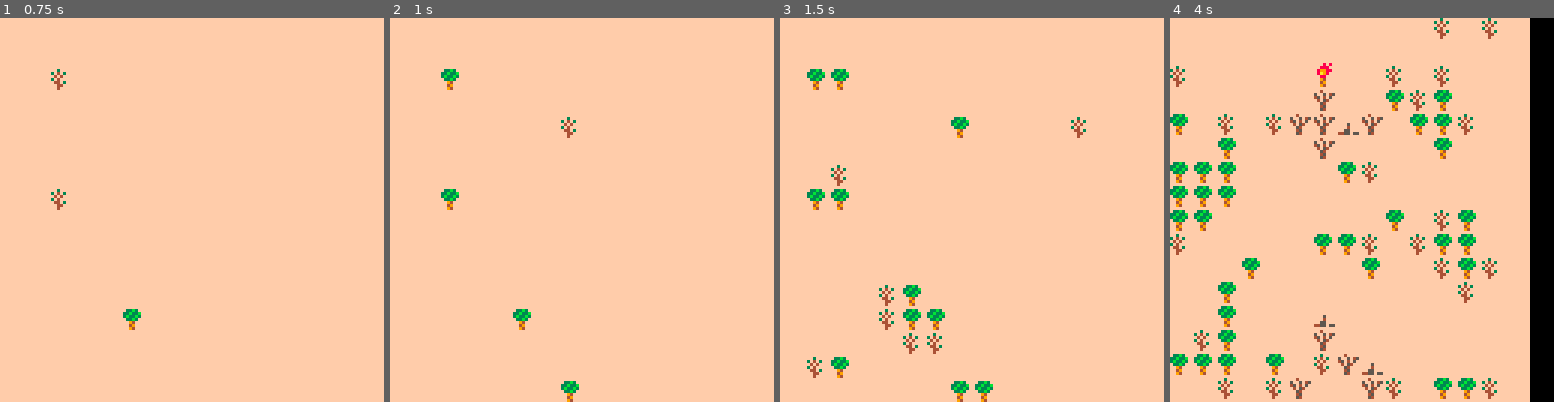
Above: before the commit, frames 1-4 (left to right).
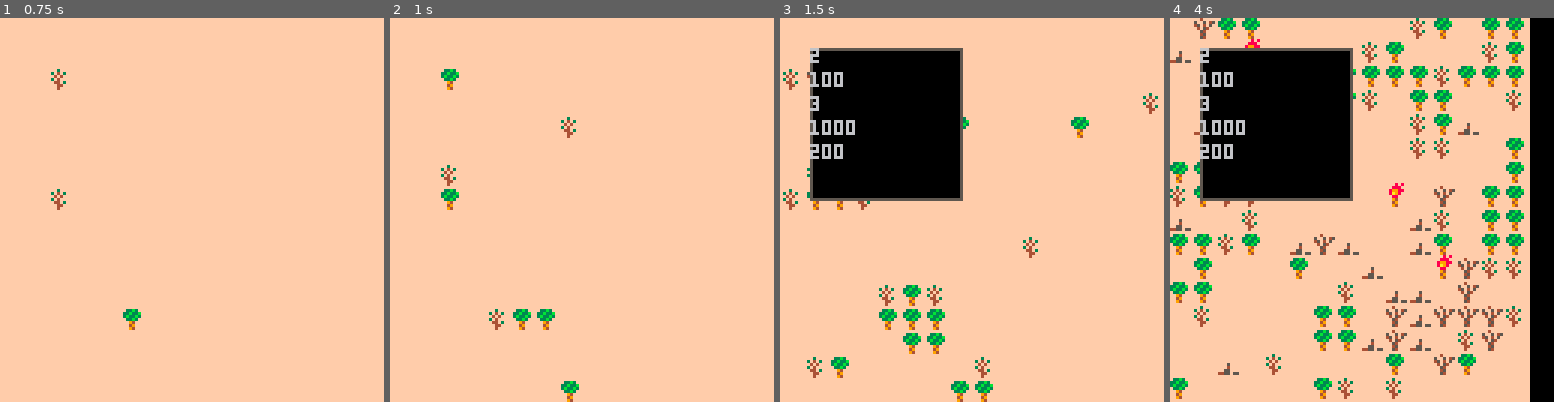
Above: after the commit, the same moments.

Repository: arnodick/castle
Game: PICO-8 cartridge forestfire.p8
Two runs of this game, one before a commit and one after it. Both use one fixed random seed, a clock stepped at 60 frames per second and the inputs below.
Inputs:
- Up to frame 1 (0.75 s): tap X (X key) at 0.33 s; tap O (Z key) at 0.7 s
- Up to frame 2 (1 s): no input
- Up to frame 3 (1.5 s): tap X (X key) at 1.07 s
- Up to frame 4 (4 s): hold Right 1.6-2.1 s; tap O (Z key) every 0.4 s from 1.7 to 3.7 s; tap X (X key) at 1.85, 2.97 s; hold Up 2.15-2.42 s; hold Right 2.47-3.03 s; hold Left 3.08-3.58 s; hold Down 3.63-3.97 s

Frame 1 is identical in both runs. In frame 2, 0.3% of the frame differs, in the area x 13-43%, y 38-82%; in frame 3, 17%; in frame 4, 30%, in the area x 0-93%, y 0-100%.

Commit message:
cleanup BABY and menu

Diff:
--- a/forestfire.p8
+++ b/forestfire.p8
@@ -21,10 +21,12 @@
 	debug_l[8]="camy:"..cam[2]
 	debug_l[9]="settings:"..settings[1]
 	debug_l[10]="timestep:"..timestep
-end
-
-function reset()
-	menus={}
+	debug_l[11]="gene prob:"..probs[0]
+	debug_l[12]="grow prob:"..probs[1]
+	debug_l[13]="burn prob:"..probs[2]
+	debug_l[14]="exti prob:"..probs[3]
+	debug_l[15]="deco prob:"..probs[4]
+	debug_l[16]="dest prob:"..probs[5]
 end
 
 function rndint(n)
@@ -37,13 +39,11 @@
 	return r
 end
 
-function movetype(a)
-	local m=actortypes[a.t].m
-	if m==1 then
-		return btnp()
-	elseif m==2 then
-		return settarget(a)
-	end
+function clampoverflow(v,mi,ma)
+	if v<mi then v=ma
+	elseif v>ma then v=mi
+	end
+	return v
 end
 
 function makemenu(t,x,y,w,h)
@@ -55,30 +55,14 @@
 	m.h=h
 	m.me={}
 	m.sel=1
-	m.display=false
-	m.control=false
 	add(menus,m)
 end
 
 function drawmenu(m)
-	--hacky background fix
---	rectfill(cam[1]+m.x-3,cam[2]+m.y-2,cam[1]+m.x-4,cam[2]+m.y+m.h,0)
---	rectfill(cam[1]+m.x-2,cam[2]+m.y-3,cam[1]+m.x+m.w,cam[2]+m.y-4,0)
-	if m.control then
-		if m.t==1 then
-			--draw cursor
-			if flr(timer/10)%2==0 then
-				rect(cur.x*cellw+camoffx,cur.y*cellh+camoffy,cur.x*cellw+cellw+camoffx+1,cur.y*cellh+cellh+camoffy+1,8)
-			end
-		end
-	end
-	if m.display then
-		rectfill(cam[1]+m.x-2,cam[2]+m.y-2,cam[1]+m.x+m.w,cam[2]+m.y+m.h,0)
-		rect(cam[1]+m.x-2,cam[2]+m.y-2,cam[1]+m.x+m.w,cam[2]+m.y+m.h,rooms[level].c+4)
-		local l=#m.me-1 if l>flr(m.h/cellh) then l=m.h/cellh end
-		for a=0,l do
-			print(m.me[a+1],m.x+cam[1],m.y+a*cellh+cam[2],6)
-		end
+	rectfill(cam[1]+m.x,cam[2]+m.y,cam[1]+m.x+m.w,cam[2]+m.y+m.h,0)
+	rect    (cam[1]+m.x,cam[2]+m.y,cam[1]+m.x+m.w,cam[2]+m.y+m.h,5)
+	for a=0,#m.me-1 do
+		print(m.me[a],m.x+cam[1],m.y+cam[2]+a*cellh,6)
 	end
 end
 
@@ -87,182 +71,30 @@
 	m.t=ty
 end
 
-function quitmenu(m,ty,tu,me)
-	m.control=false
-	changemenu(m,ty)
-	if tu then
-		taketurn()
-	end
-	sendtomenu(m,me)
-end
-
 function sendtomenu(m,me)
-	if m.t==2 then
-		for a=2,#me do
-			me[a]="  "..me[a]
-		end
-	end
-	m.display=true
 	m.me=me
 end
 
 function domenu(m)
-	--examine menu
 	if m.t==1 then
-		if m.control==true then
-			local target=room[cur.x][cur.y]
-			local ty=nil
-			if target!=0 then
-				ty=actortypes[target]
-			end
-
-			if target==1 then
-				sendtomenu(m,{"you are:"," a "..adjectives[ty.ad].." "..pronouns[ty.pn]..species[ty.sp]," in a "..adjectives[rooms[level].ad].." "..places[rooms[level].pl]," feeling *"..feelings[rltns[ty.rl].fe].."*"})
-			elseif target==3 or target==7 or target==8 or target==12 then
-				sendtomenu(m,{"you see:"," a "..species[ty.sp],">>button 1 to interact"})
-				if btnp(4) then
-					changemenu(m,4)
-					m.target=target
-				end
-			elseif target==2 or target==9 then
-				sendtomenu(m,{"you see:"," a "..objects[ty.sp]})
-			elseif target==4 or target==6 then
-				sendtomenu(m,{"you see:"," a "..items[ty.sp]})
-			else
-				sendtomenu(m,{""})
-			end
-			if btnp(5) then
-				quitmenu(m,m.t,false,tut)
-			end
-		end
-	--inventory menu
-	elseif m.t==2 then
-		if p!=nil then
-			controlmenu(m,2,#p.inventory,listinventory(p.inventory,"use:"))
-		end
-	--buy menu
-	elseif m.t==3 then
-		local buy={} buy[1]="buy:"
-		for a=1,#p.buy do
-			buy[a+1]=items[actortypes[p.buy[a]].sp]
-		end
-		controlmenu(m,2,#p.buy,buy)
-	--dialogue menu
-	elseif m.t==4 then
-		local flav=""
-		--rltns[actortypes[p.t].rl]
-		local prl=getrltn(p.t)
-		local trl=actortypes[m.target].rl
-		if prl.ha==trl then
-			flav="you hate >( !!"
-		elseif prl.li==trl then
-			flav="you looooove <3"
-		else
-			flav="you face:"
-		end
-		controlmenu(m,3,2,{flav," a "..species[actortypes[m.target].sp],"talk","argue"})
-	elseif m.t==5 then
-		local arg={}
-		for a=1,#p.args do
-			arg[a]=feelings[rltns[p.args[a]].fe].." is best!"
-		end
-		controlmenu(m,1,#p.args,arg)
-	end
-end
-
-function controlmenu(m,mi,ma,me)
-	if m.control then
-		m.me=me
-		for a=1,ma do
-			local s=" -"
-			if a==m.sel then s=">>" end
-			m.me[a+mi-1]=s..m.me[a+mi-1]
-		end
-		if btnp(2) then m.sel-=1 if m.sel<1 then m.sel=ma end
-		elseif btnp(3) then m.sel+=1 if m.sel>ma then m.sel=1 end
-		elseif btnp(4) then
-			if m.t==2 then
-				--use item
-				doitem(m,p.inventory[m.sel])
-			elseif m.t==3 then
-				--buy item
-				makeactor(p.buy[m.sel],p.x,p.y)
-				quitmenu(m,2,true,listinventory(p.inventory,"inventory:"))
-			elseif m.t==4 then
-				--dialogue
-				if m.sel==1 then
-					--talk choice
-					sfx(flr(rnd(2))+8)
-					quitmenu(m,1,true)
-					local en={} en[1]=3 en[2]=7 en[3]=8
-					local r=rndint(#en)
---					flr(rnd(#en))+1
-					if players[1]!=nil then
-						local trl=actortypes[m.target].rl
-						local prl=actortypes[p.t].rl
-						if     rltns[trl].ha==prl then
-							--they hate you
-							--todo: make it so each result ahs its own quit menu
-							sendtomenu(m,{"they say:"," no i hate you!"})
-						elseif rltns[prl].ha==trl then
-							--you hate them
-							sendtomenu(m,{"they say:"," you're mean...","*"..species[actortypes[m.target].sp].." now hates you!*"})
-
-							--now they hate you
-							--rltns[actortypes[m.target].rl].ha=actortypes[p.t].rl
-							getrltn(m.target).ha=actortypes[p.t].rl
-							while getrltn(m.target).li==prl do
-								getrltn(m.target).li=rndint(#rltns)
-							end
-						elseif rltns[trl].li==prl then
-							--they like you
-							sendtomenu(m,{"they say:"," i like you! ;)"," "..species[actortypes[en[r]].sp].." hates "..feelings[rltns[rltns[actortypes[en[r]].rl].ha].fe].."!"})
-						else
-							--mutual ambivalence
-							local ta={}
-							ta[1]={"they say:"," "..dial[actortypes[m.target].dial]}
-							ta[2]={"they say:"," "..species[actortypes[en[r]].sp].." hates "..feelings[rltns[rltns[actortypes[en[r]].rl].ha].fe].."!"}
---							sendtomenu(m,{"they say:"," "..species[actortypes[en[r]].sp].." hates "..feelings[rltns[rltns[actortypes[en[r]].rl].ha].fe].."!"})
-							sendtomenu(m,choose(ta))
-						end
-					end
-				else
-					--argue choice
-					changemenu(m,5)
-				end
-			elseif m.t==5 then
-				--arguing
-				if p.args[m.sel]==actortypes[m.target].rl then
-					--they like you now
-					--todo: for now this works but it's technically making them have the same feelings as you, not making them like you
-					actortypes[m.target].rl=actortypes[p.t].rl
-					actortypes[m.target].m=1
-					del(p.args,p.args[m.sel])
-					quitmenu(m,1,false,{"the "..species[actortypes[m.target].sp].." says:"," hm good point ..","*"..species[actortypes[m.target].sp].. " now likes you!*"})
---					sendtomenu(m,{"the x says:"," hm, good point ..","*x now likes you!*"})
-				elseif p.args[m.sel]==getrltn(m.target).ha then
-					getrltn(m.target).ha=actortypes[p.t].rl
-					actortypes[m.target].m=2
-					del(p.args,p.args[m.sel])
-					quitmenu(m,1,true,{"they howl:"," how dare you say such thiiiiing!"})
-				else
-					quitmenu(m,1,true,{"they murmur:"," yeah sure uh see ya later..."})
-					del(p.args,p.args[m.sel])
-					actortypes[m.target].m=2
-				end
-			end
-		elseif btnp(5) then
-			--quit control menu
-			--todo: make default menu attr?
-			local mt=m.t
-			if mt==4 then mt=1 end
-			if mt==5 then mt=1 end
-			if mt==1 then
-				quitmenu(m,mt,false,tut)
-			else
-				quitmenu(m,mt,false,listinventory(p.inventory,"inventory:"))
-			end
-		end
+
+	end
+end
+
+function controlmenu(m,me)
+	local mes=me
+	for a=0,#mes-1 do
+		local s="  "
+		if a==m.sel then s=">>" end
+		mes[a]=s..mes[a]
+	end
+	if     btnp(2) then m.sel-=1 if m.sel<0 then m.sel=5 end
+	elseif btnp(3) then m.sel+=1 if m.sel>5 then m.sel=0 end
+	elseif btnp(4) then
+		if m.t==1 then
+		end
+	elseif btnp(5) then
+
 	end
 end
 
@@ -280,76 +112,58 @@
 	print("title press button",16,16)
 end
 
-function gentree(x,y,gp)
-	if rndint(1000)<=gp then
-		mset(x,y,1)
-		--mset(x,y,checkneighbours(x,y,0,1,1))
-	end
-end
-
-function growtree(x,y,gp,s)
-	if rndint(1000)<=gp then
-		mset(x,y,2)
-	end
-end
-
-function burntree(x,y,bp)
-	mset(x,y,checkneighbours(x,y,3,3,63))
-	if rndint(1000)<=bp then
-		mset(x,y,3)
-		sfx(3)
-	end
-end
-
-function decompose(x,y,dp,dt)
-	if rndint(1000)<=dp then
-		mset(x,y,dt)
-	end
-end
-
-function checkneighbours(x,y,ch,se,bu)
+function checkneighbours(x,y,ch)
 	for a=0,3 do
-		local cell=direction(2^a)
-		if mget(x+cell[1],y+cell[2])==ch then
-			if cell[1]==1 or cell[2]==1 then
-				sfx(ch)
-				return se
+		local dire=direction(2^a)
+		if mget(x+dire[1],y+dire[2])==ch then
+			if dire[1]==1 or dire[2]==1 then
+				--sfx(ch)
+				return 1
 			else
-				return bu
+				return 2
 			end
 		end
 	end
-	return 2
-end
-
-function genforest()
-	for b=0,maph do
-		for a=0,mapw do
-			local cell=mget(a,b)
+	return 0
+end
+
+function processcell(x,y,cell,chance)
+	if rndint(1000)<=chance then
+		cell=clampoverflow(cell+1,0,5)
+		mset(x,y,cell)
+		if cell==3 then
+			sfx(cell)
+		end
+	end
+end
+
+function genforest(mw,mh)
+	for y=0,mh do
+		for x=0,mw do
+			local cell=mget(x,y)
 			if cell==63 then
-				mset(a,b,3)
+				mset(x,y,3)
 				sfx(3)
-			elseif cell==5 then
-				decompose(a,b,decprob,0)
-			elseif cell==4 then
-				decompose(a,b,decprob,5)
-			elseif cell==3 then
-				mset(a,b,4)
-			elseif cell==2 then
-				burntree(a,b,burnprob)
-			elseif cell==1 then
-				growtree(a,b,growprob,settings[1])
-			elseif cell==0 then
-				local gp=genprob
-				if settings[1]==2 then
-				for d=0,3 do
-					local cell=direction(2^d)
-					if mget(a+cell[1],b+cell[2])==2 then
-						gp=50
+			else
+				local chance=probs[cell]
+				if cell==0 then
+					if settings[1]==2 then
+						if checkneighbours(x,y,2)>0 then
+							chance=50
+						end
+					end
+				elseif cell==2 then
+					local ne=checkneighbours(x,y,3)
+					if ne==1 then
+						chance=1000
+					elseif ne==2 then
+						cell=63
+						mset(x,y,cell)
 					end
 				end
+				if cell!=63 then
+			 	processcell(x,y,cell,chance)
 				end
-				gentree(a,b,gp)
 			end
 		end
 	end
@@ -361,20 +175,27 @@
 	settings={}
 	settings[1]=2
 	timestep=1
+
+	probs={}
+	probs[0]=2
+	probs[1]=100
+	probs[2]=3
+	probs[3]=1000
+	probs[4]=200
+	probs[5]=200
+
 	if s==1 then
 
 	end
 	if s==2 then
-		timestep=1
-		genprob=2
-		growprob=100
-		burnprob=5
-		decprob=200
+		cellw=8
+		cellh=8
 		mapw=16
 		maph=16
-		screenw=mapw*8
-		screenh=maph*8
-		genforest()
+		screenw=mapw*cellw
+		screenh=maph*cellh
+		menus={}
+		genforest(mapw,maph)
 	end
 end
 
@@ -387,10 +208,11 @@
 	if s==2 then
 		rectfill(cam[1],cam[2],screenw,screenh,15)
 		map(0,0,0,0,mapw,maph)
-	end
-	if debug then
-		for a=1,#debug_l do
-			print(debug_l[a],cam[1]+0,cam[2]+(a-1)*6,8)
+		foreach(menus,drawmenu)
+		if debug then
+			for a=1,#debug_l do
+				print(debug_l[a],cam[1]+0,cam[2]+(a-1)*6,8)
+			end
 		end
 	end
 end
@@ -402,17 +224,28 @@
 			state_i(state)
 		end
 	elseif s==2 then
-		if btnp(4) then
-			timestep+=1
-		elseif btnp(5) then
-			timestep-=1
+--		if btnp(4) then
+--			timestep+=1
+--		elseif btnp(5) then
+--			timestep-=1
+--		end
+		if btnp(5) then
+			if menus[1]!=nil then
+				menus={}
+			else
+				makemenu(1,10,10,50,50)
+				sendtomenu(menus[1],probs)
+			end
+		end
+		if menus[1]!=nil then
+			--controlmenu(menus[1],probs)
 		end
 		local dire=direction(btn())
 		for a=1,2 do
 			cam[a]+=dire[a]
 		end
 		if timer%timestep==0 then
-			genforest()
+			genforest(mapw,maph)
 		end
 	end
 
Not shown, changed: the sound effects (__sfx__) section of forestfire.p8
